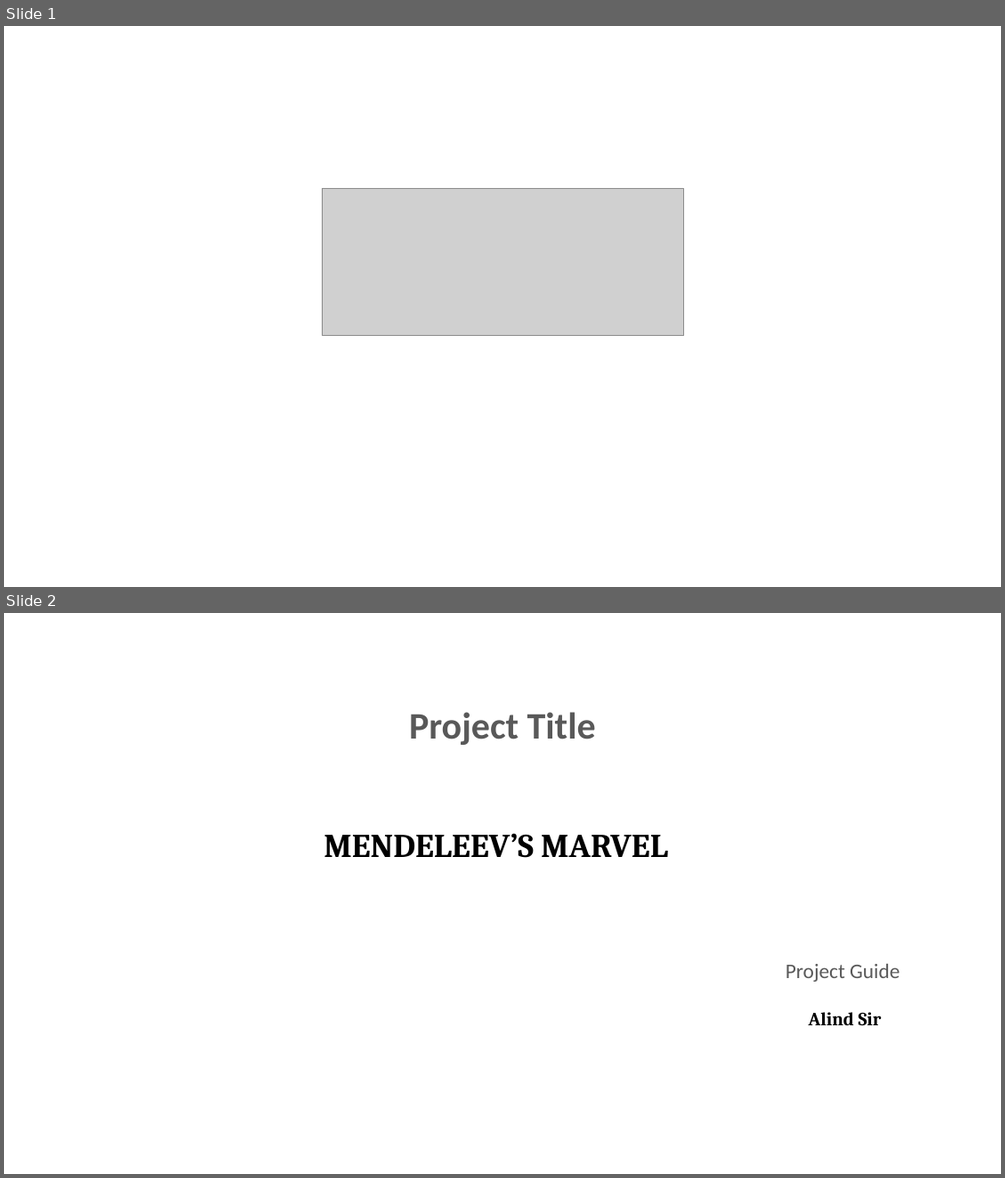
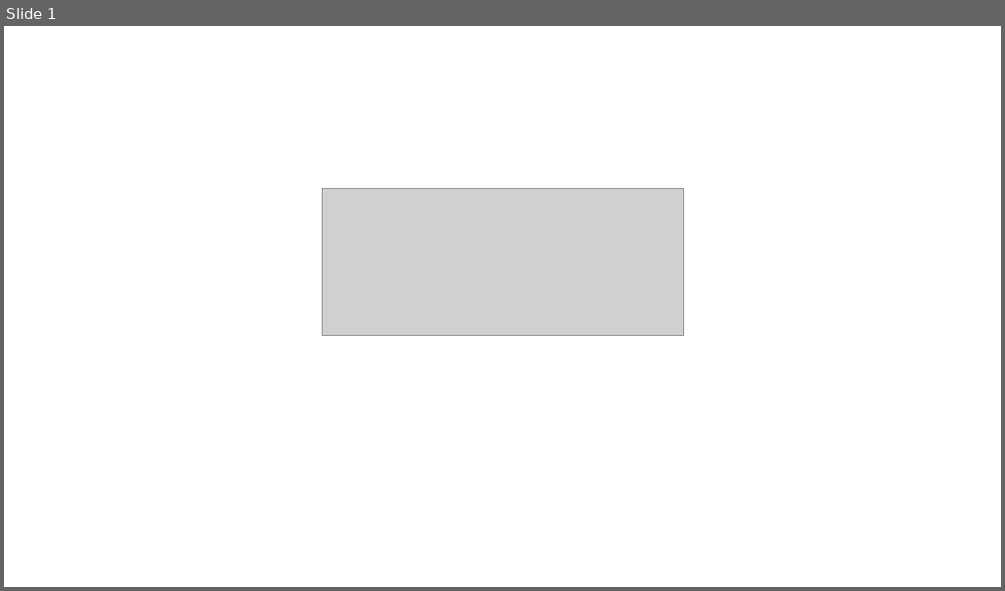
Before and after one commit to shahanxali/Mendeleev-s-Marvel, a slide deck: PPT_.pptx. Shown one above the other, each under a label of ours: slides 1 and 2 before the commit, slide 1 after it. The pictures are 1005x1178 and 1005x591 pixels, drawn with LibreOffice and Linux fonts; fonts in the diff are those of the drawing; grey boxes stand for pictures; background and template pictures are left out. Boxes give left, top, right and bottom in pixels: in the first picture for what was removed or moved away, otherwise in the second. Text is boxed around its words. In the diff, an @@ line names an element or a change of style, - is before the commit and + after.

```diff
--- a/PPT_.pptx
+++ b/PPT_.pptx
@@ slide 2 removed at [4,613,1001,1174], background picture (left out) @@
@@ title removed at [409,712,596,745] @@
-Project Title
@@ text removed at [324,833,668,858] @@
-MENDELEEV’S MARVEL
@@ text removed at [785,964,899,1025] @@
-Project Guide
-Alind Sir
```
Also in this commit, not shown: 9 slides changed, 4 slides added, 7 other slides removed, 7 other files.
